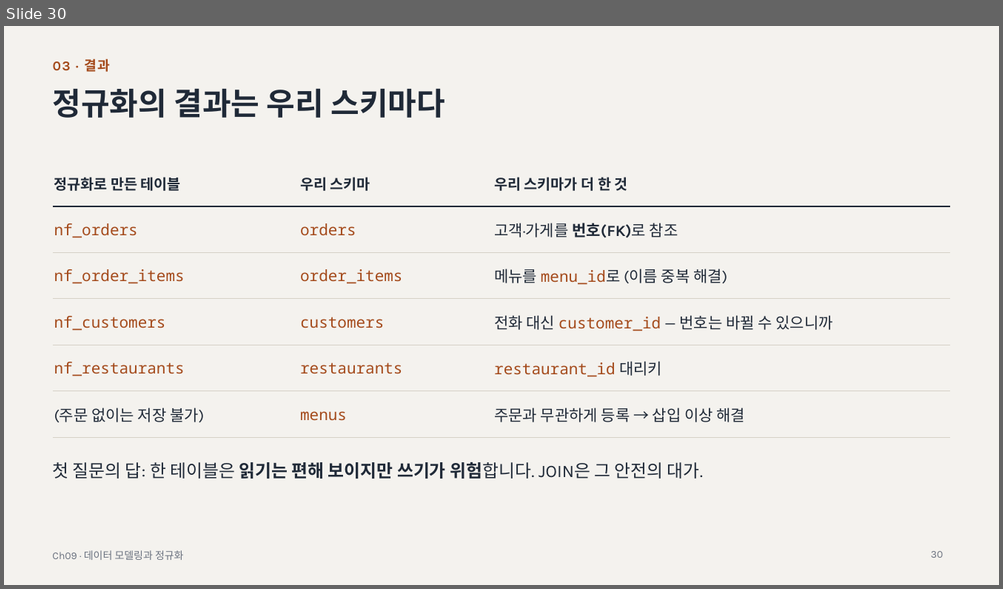
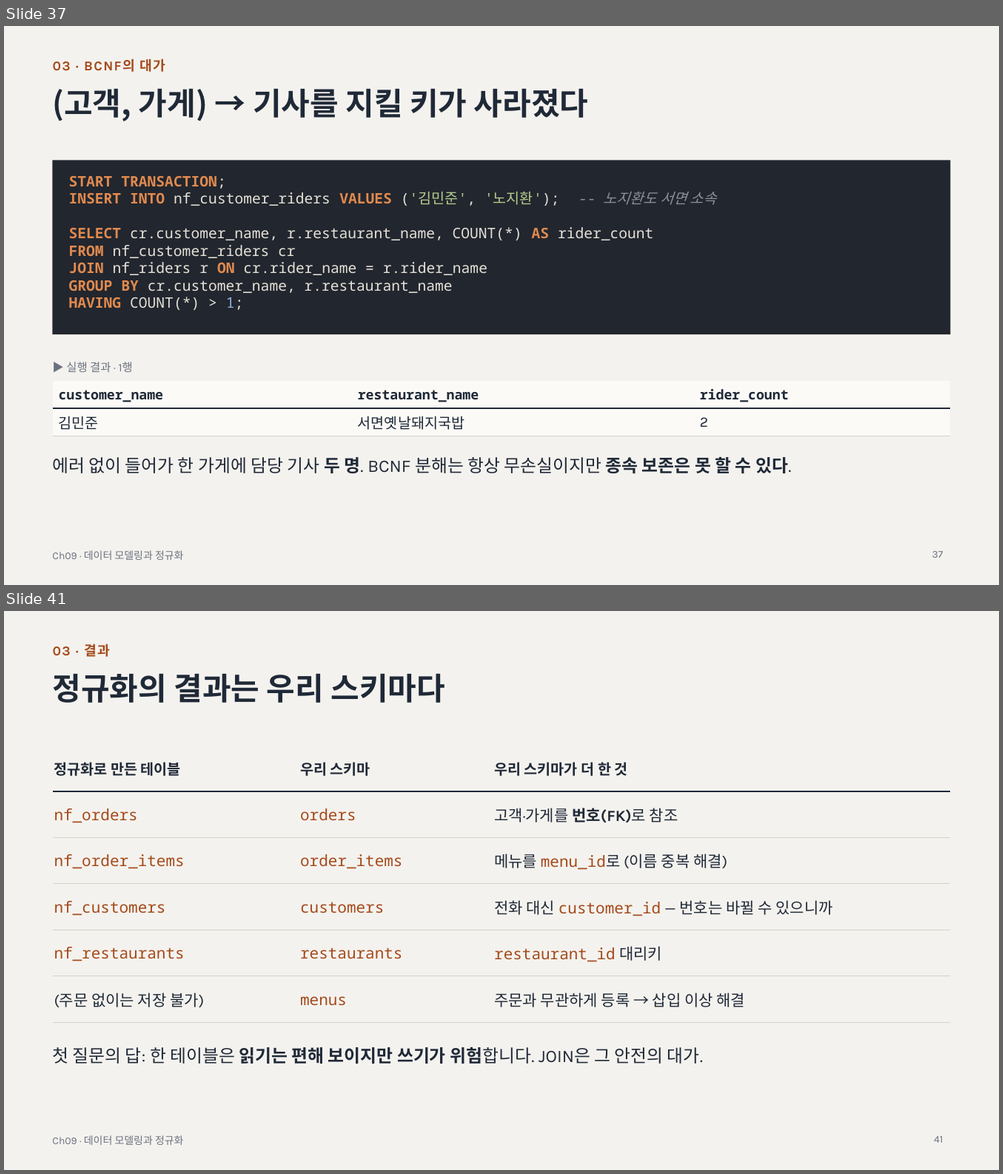
Before and after one commit to minjae0529-blip/DB-STUDY, a slide deck: chapters/ch09-modeling-normalization/ch09-slides.pptx. Shown one above the other, each under a label of ours: slide 30 before the commit, slides 37 and 41 after it; the slides between them are not shown. The pictures are 1003x589 and 1003x1174 pixels, drawn with LibreOffice and Linux fonts; fonts in the diff are those of the drawing. Boxes give left, top, right and bottom in pixels: in the first picture for what was removed or moved away, otherwise in the second. Text is boxed around its words. In the diff, an @@ line names an element or a change of style, - is before the commit and + after.

Commit message:
docs & feat: Ch09 정규화(1NF~BCNF) 및 Ch10 뷰·인덱스·EXPLAIN 실습 쿼리와 README 정리

```diff
--- a/chapters/ch09-modeling-normalization/ch09-slides.pptx
+++ b/chapters/ch09-modeling-normalization/ch09-slides.pptx
@@ slide 37 added at [4,26,999,585], background #F4F2EE; not listed: 1 template element that a slide beside it also shows @@
@@ text added at [53,59,166,72], 13 pt, text #A44A1B, bold @@
+03 · BCNF의 대가
@@ title added at [53,88,588,121], 30 pt, text #1F2937, bold @@
+(고객, 가게) → 기사를 지킬 키가 사라졌다
@@ rectangle added at [53,160,950,335], fill #22262E @@
@@ text added at [69,176,717,310], 14 pt, text #E5E1D8 @@
+START TRANSACTION;
+INSERT INTO nf_customer_riders VALUES ('김민준', '노지환'); -- 노지환도 서면 소속
+SELECT cr.customer_name, r.restaurant_name, COUNT(*) AS rider_count
+FROM nf_customer_riders cr
+JOIN nf_riders r ON cr.rider_name = r.rider_name
+GROUP BY cr.customer_name, r.restaurant_name
+HAVING COUNT(*) > 1;
@@ text added at [66,362,133,372], 11 pt, text #6B7280 @@
+▶ 실행 결과 · 1행
@@ table added at [53,381,950,456], 2 rows, 3 columns @@
+customer_name | restaurant_name | rider_count
+김민준 | 서면옛날돼지국밥 | 2
@@ text added at [52,457,791,474], 17 pt, text #1F2937 @@
+에러 없이 들어가 한 가게에 담당 기사 두 명. BCNF 분해는 항상 무손실이지만 종속 보존은 못 할 수 있다.
@@ page number added at [932,551,943,558], 10 pt, text #6B7280 @@
+37
@@ what was slide 30 is now slide 41 @@
@@ page number at [933,1136,942,1143]: text changed @@
-30
+41
```
Also in this commit, not shown: 4 slides changed, 10 other slides added, 11 other files.
